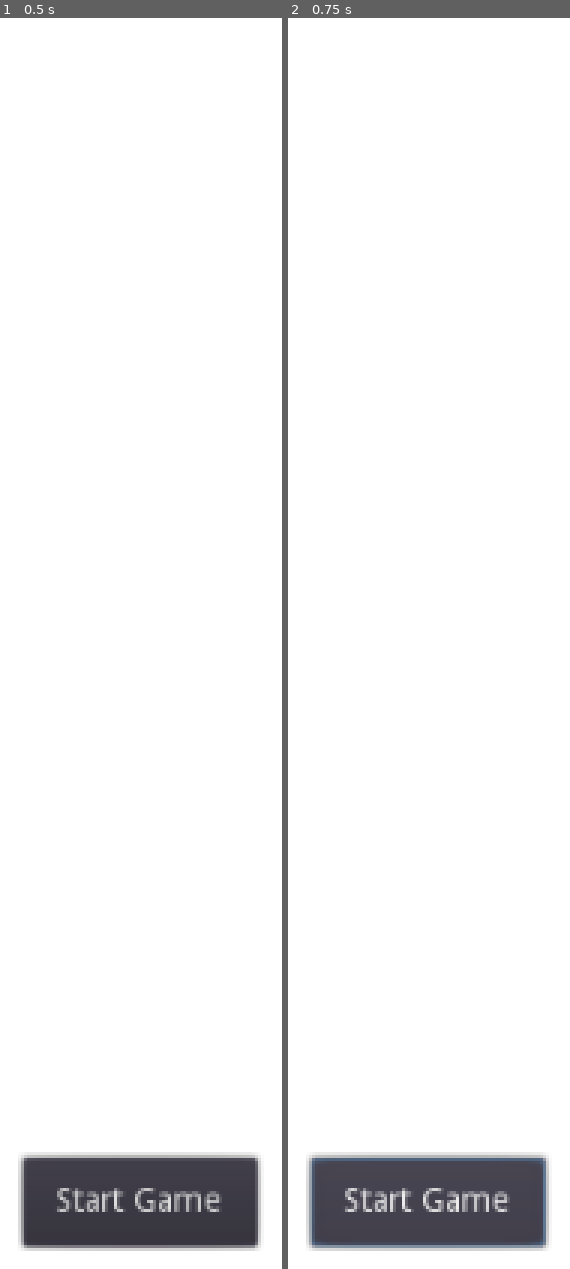
Above: before the commit, frames 1-2 (left to right).
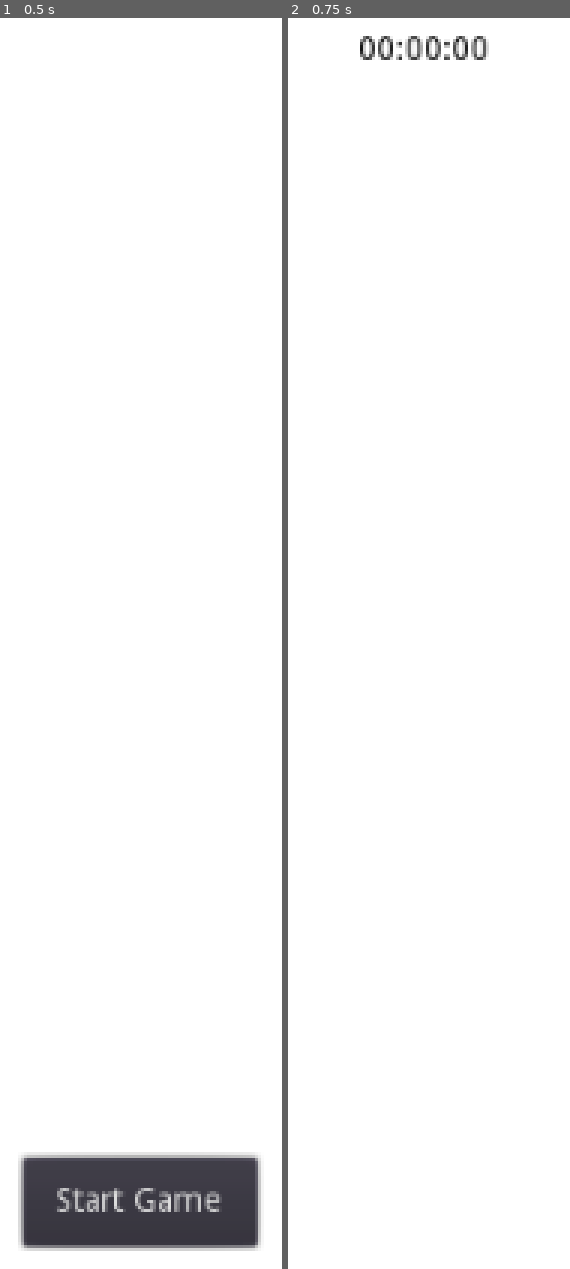
Above: after the commit, the same moments.

Repository: JoyAbrian/Face-It-to-Win-It
Game: Godot game, scene res://Menu/Menu.tscn
Same seed, same stepped clock (60 frames per second), same inputs: the game is played once before the commit and once after it. Before the commit the project has no main scene; this scene is started directly in both runs.
Inputs:
- Up to frame 1 (0.5 s): no input
- Up to frame 2 (0.75 s): click "Start Game" at 0.5 s

Frame 1 is identical in both runs. In frame 2, 7.3% of the frame differs, in the area x 6-93%, y 1-99%.

Commit message:
menu button integrating

Diff:
--- /dev/null
+++ b/Game/Game.tscn
@@ -0,0 +1,23 @@
+[gd_scene format=2]
+
+[node name="Game" type="Node2D"]
+
+[node name="Background" type="ColorRect" parent="."]
+margin_right = 1027.0
+margin_bottom = 603.0
+
+[node name="Camera" type="TextureRect" parent="."]
+margin_left = 115.0
+margin_top = 97.0
+margin_right = 938.0
+margin_bottom = 534.0
+
+[node name="Timer" type="Label" parent="."]
+margin_left = 496.0
+margin_top = 62.0
+margin_right = 554.0
+margin_bottom = 84.0
+custom_colors/font_color = Color( 0, 0, 0, 1 )
+text = "00:00:00"
+align = 1
+valign = 1
--- /dev/null
+++ b/Menu/Menu.gd
@@ -0,0 +1,11 @@
+extends Node2D
+
+func _ready():
+	pass
+
+func _process(delta):
+	pass
+
+
+func _on_Button_pressed():
+	get_tree().change_scene("res://Game/Game.tscn")
--- a/Menu/Menu.tscn
+++ b/Menu/Menu.tscn
@@ -1,10 +1,19 @@
-[gd_scene format=2]
+[gd_scene load_steps=2 format=2]
+
+[ext_resource path="res://Menu/Menu.gd" type="Script" id=1]
 
 [node name="Menu" type="Node2D"]
+script = ExtResource( 1 )
 
 [node name="Background" type="ColorRect" parent="."]
 margin_right = 1027.0
 margin_bottom = 603.0
+
+[node name="Camera" type="TextureRect" parent="."]
+margin_left = 115.0
+margin_top = 97.0
+margin_right = 938.0
+margin_bottom = 534.0
 
 [node name="Button" type="Button" parent="."]
 margin_left = 477.0
@@ -13,8 +22,4 @@
 margin_bottom = 584.0
 text = "Start Game"
 
-[node name="Camera" type="TextureRect" parent="."]
-margin_left = 115.0
-margin_top = 97.0
-margin_right = 938.0
-margin_bottom = 534.0
+[connection signal="pressed" from="Button" to="." method="_on_Button_pressed"]
--- a/project.godot
+++ b/project.godot
@@ -11,6 +11,7 @@
 [application]
 
 config/name="Face It To Win It"
+run/main_scene="res://Menu/Menu.tscn"
 config/icon="res://icon.png"
 
 [gui]
